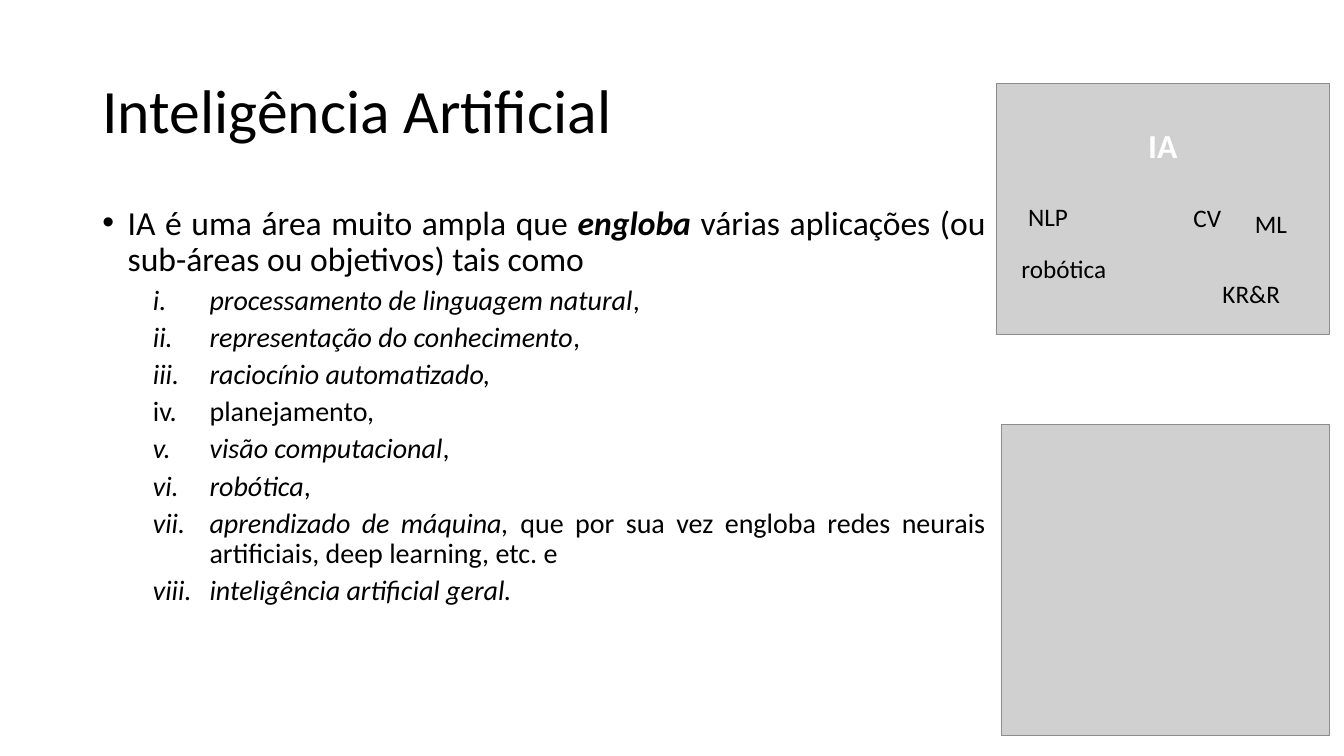
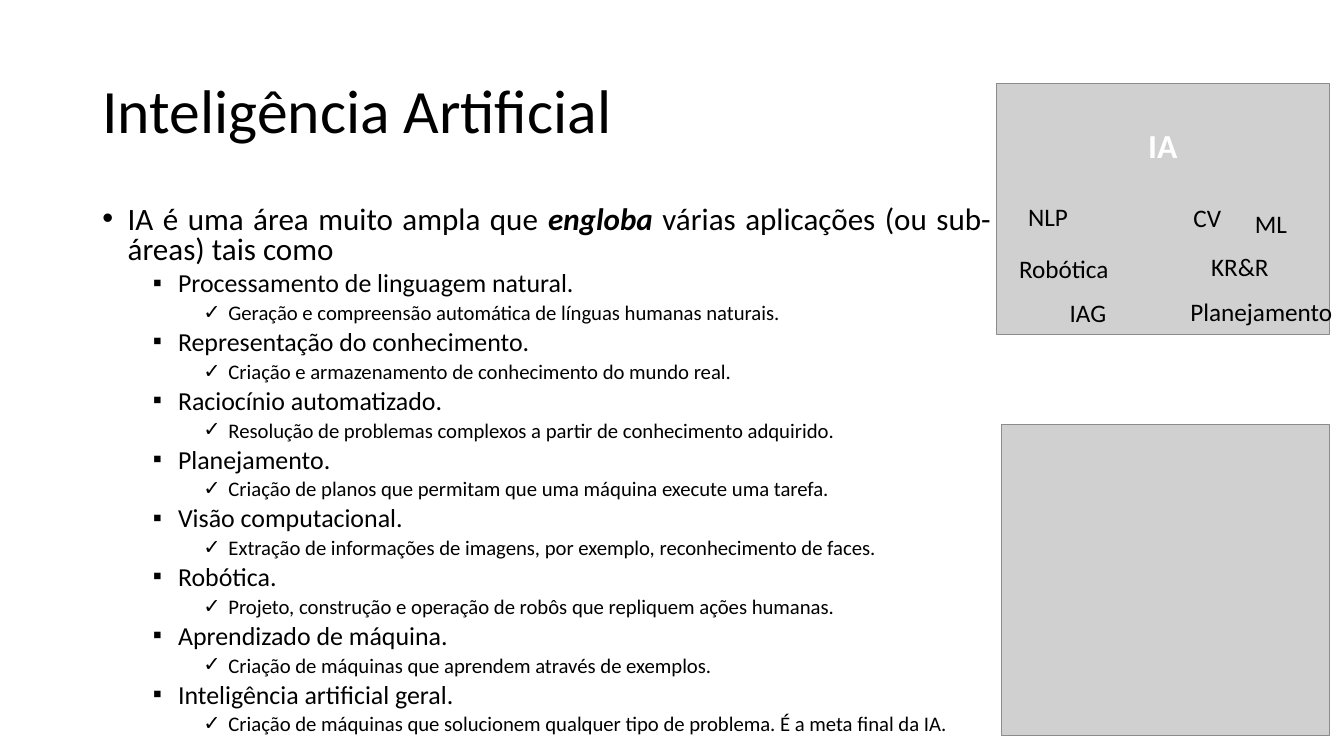
Before and after one commit to zz4fap/t319_aprendizado_de_maquina, a slide deck: slide 8 of slides/T319_Introdução.pptx. Drawn at 1344x756 pixels with LibreOffice and Linux fonts; fonts in the diff are those of the drawing; grey boxes stand for pictures. Boxes give left, top, right and bottom in pixels: in the first picture for what was removed or moved away, otherwise in the second. Text is boxed around its words. In the diff, an @@ line names an element or a change of style, - is before the commit and + after.

```diff
--- a/slides/T319_Introdução.pptx
+++ b/slides/T319_Introdução.pptx
@@ text at (128, 207, 990, 735): text changed; size 20 to 14.8 pt; italic off @@
-• IA é uma área muito ampla que engloba várias aplicações (ou sub-áreas ou objetivos) tais como
-  i. processamento de linguagem natural,
-  ii. representação do conhecimento,
-  iii. raciocínio automatizado,
-  iv. planejamento,
-  v. visão computacional,
-  vi. robótica,
-  vii. aprendizado de máquina, que por sua vez engloba redes neurais artificiais, deep learning, etc. e
-  viii. inteligência artificial geral.
+• IA é uma área muito ampla que engloba várias aplicações (ou sub-áreas) tais como
+  ▪ Processamento de linguagem natural.
+    ✓ Geração e compreensão automática de línguas humanas naturais.
+  ▪ Representação do conhecimento.
+    ✓ Criação e armazenamento de conhecimento do mundo real.
+  ▪ Raciocínio automatizado.
+    ✓ Resolução de problemas complexos a partir de conhecimento adquirido.
+  ▪ Planejamento.
+    ✓ Criação de planos que permitam que uma máquina execute uma tarefa.
+  ▪ Visão computacional.
+    ✓ Extração de informações de imagens, por exemplo, reconhecimento de faces.
+  ▪ Robótica.
+    ✓ Projeto, construção e operação de robôs que repliquem ações humanas.
+  ▪ Aprendizado de máquina.
+    ✓ Criação de máquinas que aprendem através de exemplos.
+  ▪ Inteligência artificial geral.
+    ✓ Criação de máquinas que solucionem qualquer tipo de problema. É a meta final da IA.
@@ text at (1019, 260, 1108, 278): text changed @@
-robótica
+Robótica
@@ text "KR&R": place and size @@
-text "KR&R" at (1222, 286, 1280, 303)
+text "KR&R" at (1211, 259, 1269, 276)
@@ text added at (1070, 305, 1107, 322), 18 pt, text #000000 @@
+IAG
@@ text added at (1190, 301, 1332, 328), 18 pt, text #000000 @@
+Planejamento
```
Also in this commit, not shown: 21 other slides changed, 1 slide added, 3 slides removed, 6 other files.
